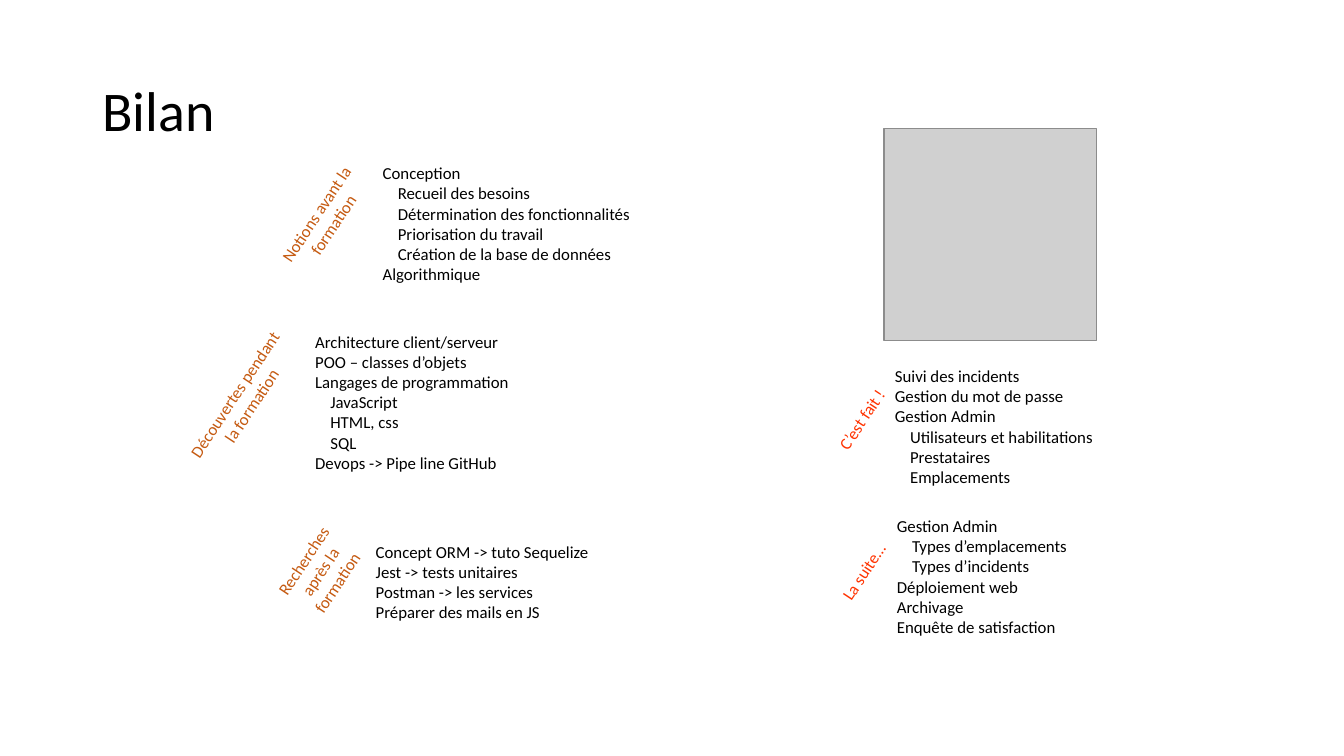
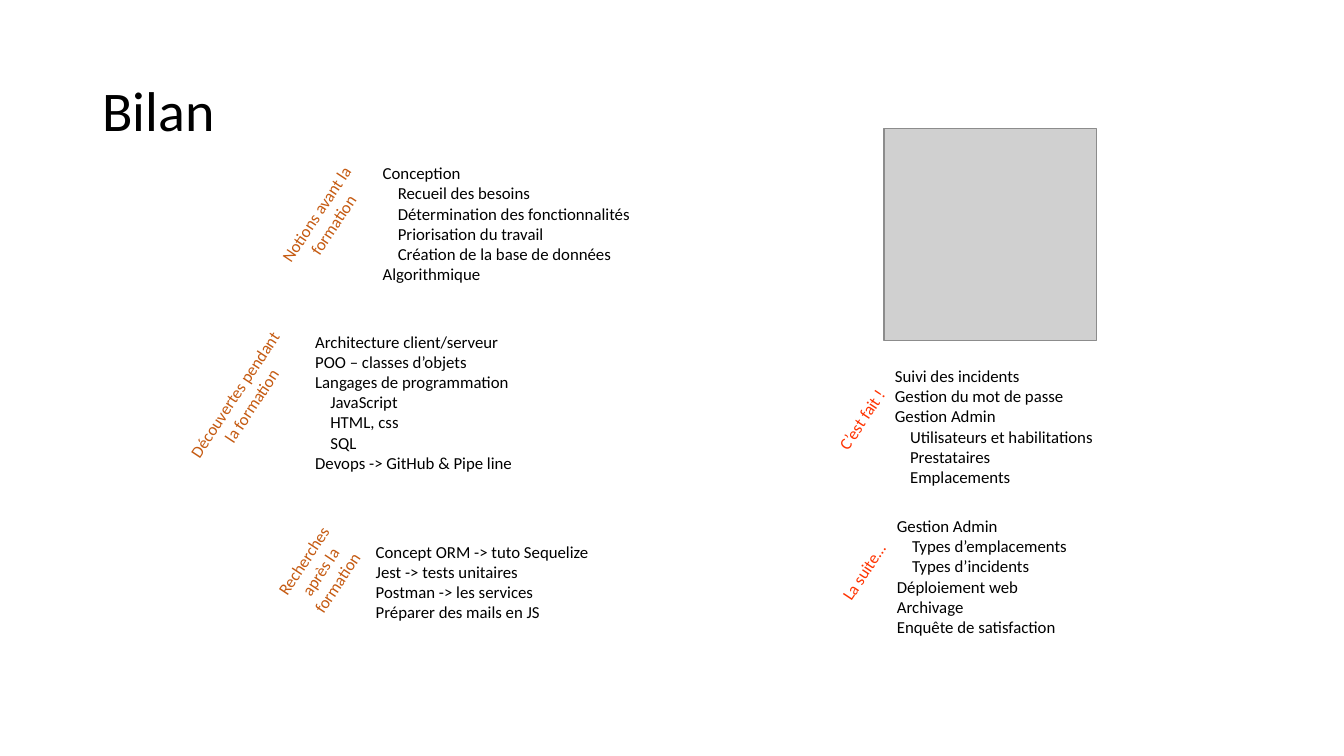
Before and after one commit to mapette/sos_immo_backend, a slide deck: slide 19 of doc/présentation V5.pptx (slide 21 before the commit). Drawn at 1344x756 pixels with LibreOffice and Linux fonts; fonts in the diff are those of the drawing; grey boxes stand for pictures. Boxes give left, top, right and bottom in pixels: in the first picture for what was removed or moved away, otherwise in the second. Text is boxed around its words. In the diff, an @@ line names an element or a change of style, - is before the commit and + after.

```diff
--- a/doc/présentation V5.pptx
+++ b/doc/présentation V5.pptx
@@ text at (315, 457, 512, 472): text changed @@
-Devops -> Pipe line GitHub
+Devops -> GitHub & Pipe line
```
Also in this commit, not shown: 15 other slides changed, 1 slide removed, 9 other files.
